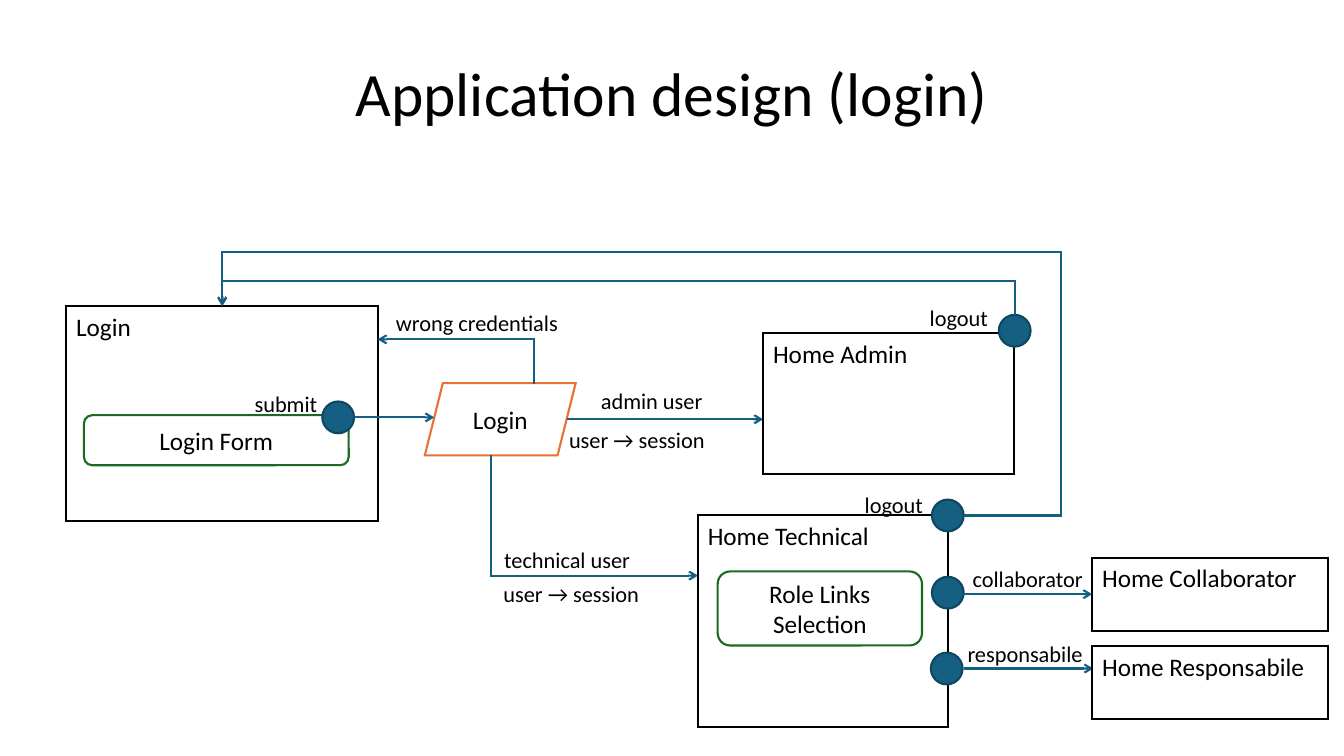
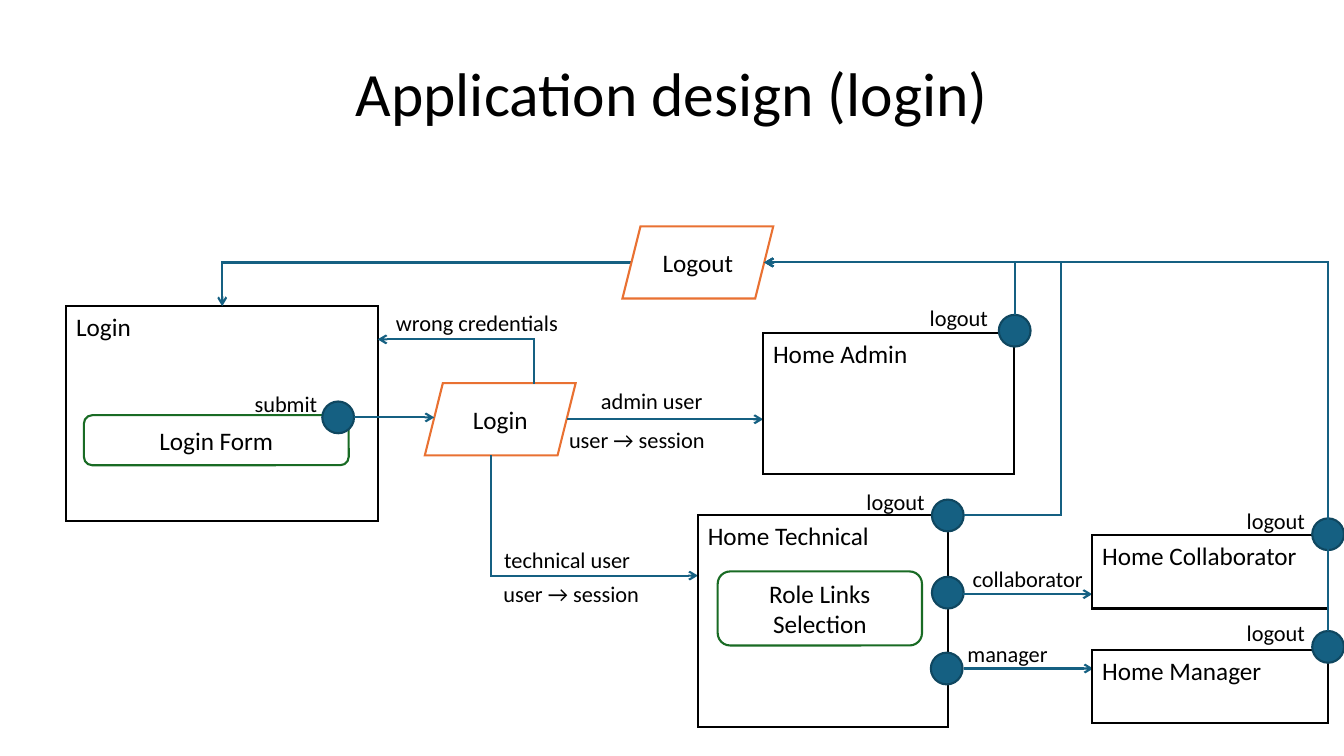
Before and after one commit to gilbertobrambilla/tiw-2026-html, a slide deck: slide 15 of docs/TIW_documentazione.pptx (slide 14 before the commit). Drawn at 1344x756 pixels with LibreOffice and Linux fonts; fonts in the diff are those of the drawing. Boxes give left, top, right and bottom in pixels: in the first picture for what was removed or moved away, otherwise in the second. Text is boxed around its words. In the diff, an @@ line names an element or a change of style, - is before the commit and + after.

```diff
--- a/docs/TIW_documentazione.pptx
+++ b/docs/TIW_documentazione.pptx
@@ parallelogram added at (623,227,774,299), fill #FFFFFF, outline #E97132 1.5 pt, 18 pt, text #000000 @@
+Logout
@@ elbow arrow moved from (964, 515) - (222, 307) to (632, 262) - (222, 307) @@
@@ elbow arrow moved from (1015, 315) - (222, 307) to (1015, 315) - (764, 262) @@
@@ elbow arrow added from (964, 515) to (764, 262), #156082 1.5 pt @@
@@ elbow arrow added from (1329, 518) to (764, 262), #156082 1.5 pt @@
@@ elbow arrow added from (1329, 631) to (764, 262), #156082 1.5 pt @@
@@ rectangle "Home Collaborator": place and size @@
-rectangle "Home Collaborator" at (1093,558,1329,631)
+rectangle "Home Collaborator" at (1093,535,1329,609)
@@ text added at (1247,513,1305,535), 16 pt, text #000000 @@
+logout
@@ ellipse added at (1313,518,1344,549), fill #156082, outline #104760 1.5 pt @@
@@ text added at (1247,625,1305,645), 16 pt, text #000000 @@
+logout
@@ text at (967,651,1047,669): text changed @@
-responsabile
+manager
@@ rectangle "Home Manager": place and size @@
-rectangle "Home Manager" at (1093,646,1329,720)
+rectangle "Home Manager" at (1093,650,1329,724)
@@ ellipse added at (1313,631,1344,662), fill #156082, outline #104760 1.5 pt @@
@@ text in rectangle at (1102,663,1261,685): text changed @@
-Home Responsabile
+Home Manager
```
Also in this commit, not shown: 16 other slides changed, 8 slides added.
